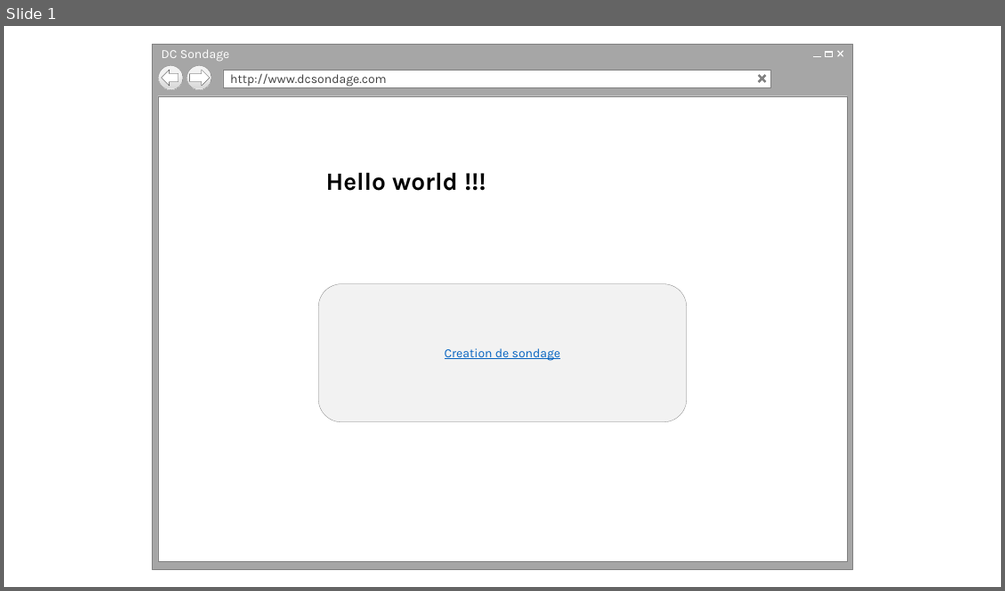
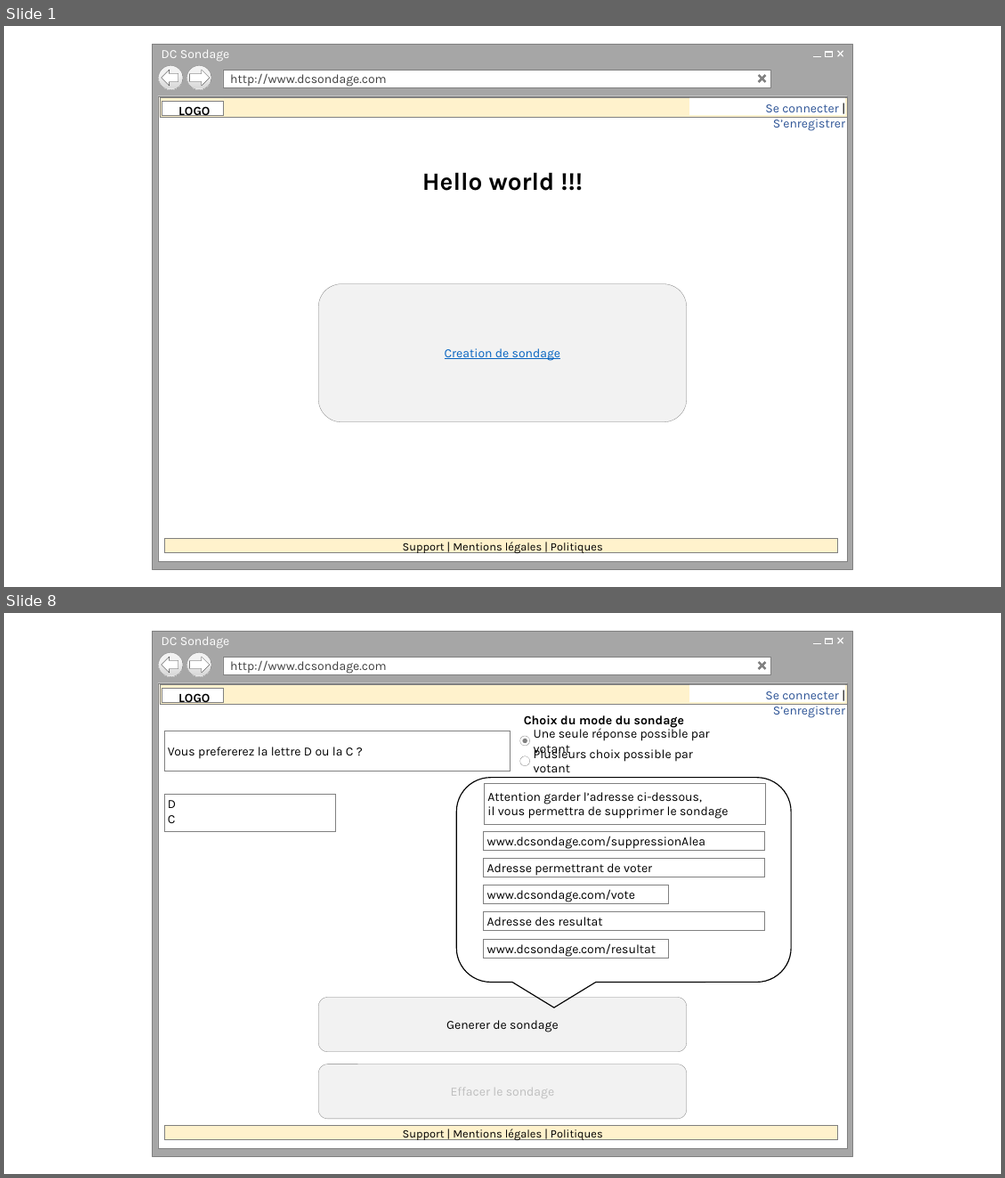
Before and after one commit to cedricbannelier/Projet1, a slide deck: maquette.pptx. Shown one above the other, each under a label of ours: slide 1 before the commit, slides 1 and 8 after it; the slides between them are not shown. The pictures are 1005x591 and 1005x1178 pixels, drawn with LibreOffice and Linux fonts; fonts in the diff are those of the drawing; background and template pictures are left out. Boxes give left, top, right and bottom in pixels: in the first picture for what was removed or moved away, otherwise in the second. Text is boxed around its words. In the diff, an @@ line names an element or a change of style, - is before the commit and + after.

```diff
--- a/maquette.pptx
+++ b/maquette.pptx
@@ slide 8 added at [4,613,1001,1174], background #FFFFFF @@
@@ group added at [152,631,853,1157]: 6 rectangles, 4 lines, 2 ellipses, 1 text, 1 left arrow, 1 right arrow @@
+DC Sondage
+http://www.dcsondage.com
@@ rectangle added at [160,684,847,705], fill #FFF2CC, outline #808080 0.25 pt @@
@@ rectangle added at [162,688,222,703], fill #FFFFFF, outline #808080 0.25 pt, 12 pt, text #000000, bold @@
+LOGO
@@ rectangle added at [689,685,846,702], fill #FFFFFF, 12 pt, text #2F5597 @@
+Se connecter | S’enregistrer
@@ rectangle added at [164,730,510,771], fill #FFFFFF, outline #808080 0.25 pt, 12 pt, text #000000 @@
+Vous prefererez la lettre D ou la C ?
@@ ellipse added at [522,738,526,743], fill #808080 @@
@@ group added at [520,710,710,772]: 2 texts, 2 ellipses, 1 rectangle @@
+Choix du mode du sondage
+Une seule réponse possible par votant
+Plusieurs choix possible par votant
@@ rectangle added at [164,793,335,831], fill #FFFFFF, outline #808080 0.25 pt, 12 pt, text #000000 @@
+D
+C
@@ rounded speech box added at [456,778,791,982], outline #000000 1 pt @@
@@ rectangle added at [484,783,765,824], fill #FFFFFF, outline #808080 0.25 pt, 12 pt, text #000000 @@
+Attention garder l’adresse ci-dessous,
+il vous permettra de supprimer le sondage
@@ rectangle added at [484,831,764,850], fill #FFFFFF, outline #808080 0.25 pt, 12 pt, text #000000 @@
+www.dcsondage.com/suppressionAlea
@@ rectangle added at [484,859,764,877], fill #FFFFFF, outline #808080 0.25 pt, 12 pt, text #000000 @@
+Adresse permettrant de voter
@@ rectangle added at [484,884,668,903], fill #FFFFFF, outline #808080 0.25 pt, 12 pt, text #000000 @@
+www.dcsondage.com/vote
@@ rectangle added at [484,911,764,930], fill #FFFFFF, outline #808080 0.25 pt, 12 pt, text #000000 @@
+Adresse des resultat
@@ rectangle added at [484,939,668,957], fill #FFFFFF, outline #808080 0.25 pt, 12 pt, text #000000 @@
+www.dcsondage.com/resultat
@@ rounded rectangle added at [319,997,687,1052], fill #F2F2F2, outline #808080 0.25 pt, 12 pt, text #000000 @@
+Generer de sondage
@@ rounded rectangle added at [319,1064,687,1119], fill #F2F2F2, outline #808080 0.25 pt, 12 pt, text #BFBFBF @@
+Effacer le sondage
@@ rectangle added at [164,1125,838,1140], fill #FFF2CC, outline #808080 0.25 pt, 11 pt, text #000000 @@
+Support | Mentions légales | Politiques
@@ slide 1 changed as well @@
@@ rectangle added at [160,97,847,118], fill #FFF2CC, outline #808080 0.25 pt @@
@@ rectangle added at [162,101,222,116], fill #FFFFFF, outline #808080 0.25 pt, 12 pt, text #000000, bold @@
+LOGO
@@ rectangle added at [689,98,846,115], fill #FFFFFF, 12 pt, text #2F5597 @@
+Se connecter | S’enregistrer
@@ text "Hello world !!!" at [422,172,555,191]: alignment left to centre @@
@@ rectangle added at [164,538,838,553], fill #FFF2CC, outline #808080 0.25 pt, 11 pt, text #000000 @@
+Support | Mentions légales | Politiques
```
Also in this commit, not shown: 6 other slides changed, 14 other slides added, 1 slide removed, 1 other file.
